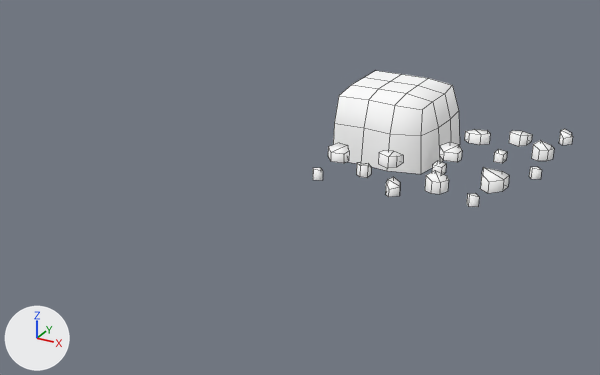
Before and after pictures for a commit that changed the FBX model Assets/Models/Penguin Ice Breaker/Blocs/BordL4.FBX.
Rendered twice from a 50 mm lens placed at (3.36, -8.4, 2.71), pointed at (-0.6, -1.19, -0.9). Lighting does not change. The marker at lower left points along +X, +Y and +Z. Mesh edges are drawn as thin lines. Where no turn or scale is listed for an object, it has been applied to the vertices.

In view in the first picture: 'BordL4'.
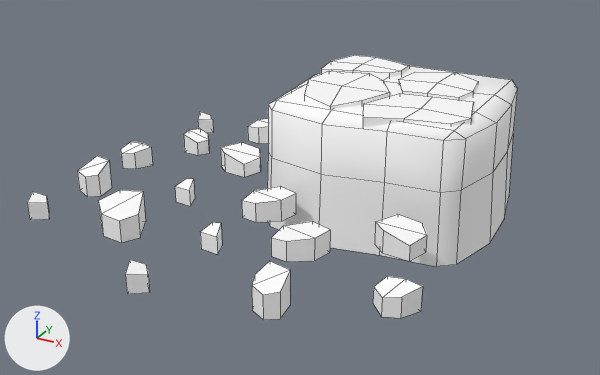
The change, as a list of edits to the scene's bpy script:
```text
Change me_mesh:
    remove me_mesh.from_pydata(...)  # 202 vertices, 134 faces; spans x -0.5..1.83, y -1.66..0.76, z -0.75..0.0
    add me_mesh.from_pydata(...)  # 304 vertices, 218 faces; spans x -3.15..1.33, y -3.55..1.26, z -1.49..0.0
    me_mesh part 1: the loose piece of 8 vertices spanning x 0.78..0.89, y -0.93..-0.82, z -0.56..-0.44 is turned -90 degrees about the z axis through the mesh origin and scaled by 2
    me_mesh part 2: the loose piece of 12 vertices spanning x -0.37..-0.12, y -1.11..-0.86, z -0.56..-0.44 is turned -90 degrees about the z axis through the mesh origin and scaled by 2
    me_mesh part 3: the loose piece of 12 vertices spanning x 0.11..0.24, y -1.34..-1.18, z -0.56..-0.44 is turned -90 degrees about the z axis through the mesh origin and scaled by 2
    me_mesh part 4: the loose piece of 12 vertices spanning x 0.55..0.7, y -1.66..-1.45, z -0.56..-0.44 is turned -90 degrees about the z axis through its middle and scaled by 2, then moved by (-3.57, 0.42, -0.5)
    me_mesh part 5: the loose piece of 12 vertices spanning x 0.19..0.4, y -1.0..-0.74, z -0.56..-0.44 is turned -90 degrees about the z axis through the mesh origin and scaled by 2
    me_mesh part 6: the loose piece of 12 vertices spanning x 0.86..1.07, y -1.38..-1.2, z -0.56..-0.38 is turned -90 degrees about the z axis through its middle and scaled by 2, then moved by (-3.82, -0.63, -0.47)
    me_mesh part 7: the loose piece of 8 vertices spanning x -0.24..-0.12, y -1.64..-1.52, z -0.56..-0.44 is turned -90 degrees about the z axis through its middle and scaled by 2, then moved by (-2.69, 1.87, -0.5)
    me_mesh part 8: the loose piece of 12 vertices spanning x 1.2..1.42, y 0.28..0.53, z -0.56..-0.44 is turned -90 degrees about the z axis through its middle and scaled by 2, then moved by (-0.58, -1.97, -0.5)
    me_mesh part 9: the loose piece of 12 vertices spanning x 0.66..0.91, y -0.52..-0.27, z -0.56..-0.44 is turned -90 degrees about the z axis through its middle and scaled by 2, then moved by (-1.57, -1.12, -0.5)
    me_mesh part 10: the loose piece of 8 vertices spanning x 1.22..1.33, y -0.3..-0.19, z -0.56..-0.44 is turned -90 degrees about the z axis through its middle and scaled by 2, then moved by (-2.15, -2.2, -0.5)
    me_mesh part 11: the loose piece of 12 vertices spanning x 0.74..1.03, y 0.12..0.33, z -0.56..-0.44 is turned 35 degrees about the z axis through its middle and scaled by 2, then moved by (-0.98, -2.34, -0.5)
    me_mesh part 12: the loose piece of 12 vertices spanning x 1.3..1.55, y -1.12..-0.83, z -0.56..-0.38 is turned -90 degrees about the z axis through its middle and scaled by 2, then moved by (-3.36, -1.58, -0.47)
    me_mesh part 13: the loose piece of 12 vertices spanning x 1.69..1.83, y 0.56..0.76, z -0.56..-0.44 is turned -90 degrees about the z axis through its middle and scaled by 2, then moved by (-0.64, -3.32, -0.5)
    me_mesh part 14: the loose piece of 12 vertices spanning x 1.55..1.75, y -0.04..0.13, z -0.56..-0.38 is turned -90 degrees about the z axis through its middle and scaled by 2, then moved by (-1.49, -3.17, -0.47)
    me_mesh part 15: the loose piece of 8 vertices spanning x 1.66..1.78, y -0.57..-0.45, z -0.56..-0.44 is turned -90 degrees about the z axis through the mesh origin and scaled by 2
    me_mesh part 16: the loose piece of 8 vertices spanning x 1.31..1.44, y -1.5..-1.38, z -0.56..-0.44 is turned -90 degrees about the z axis through the mesh origin and scaled by 2
    me_mesh part 17: a new loose piece of 64 vertices spanning x -1.29..1.28, y -1.28..1.26, z -1.49..-0.03, in mat_blocs (its picture is missing)
    me_mesh part 18: a new loose piece of 17 vertices spanning x -0.12..0.78, y -0.1..0.88, z -0.23..0.0, in mat_blocs (its picture is missing)
    me_mesh part 19: a new loose piece of 17 vertices spanning x -1.03..-0.01, y -0.98..0.36, z -0.23..0.0, in mat_blocs (its picture is missing)
    me_mesh part 20: a new loose piece of 17 vertices spanning x -0.09..1.05, y -1.13..-0.12, z -0.23..0.0, in mat_blocs (its picture is missing)
    me_mesh part 21: a new loose piece of 17 vertices spanning x -1.16..-0.22, y 0.25..1.06, z -0.23..0.0, in mat_blocs (its picture is missing)
    me_mesh part 22: 30 vertices removed from x -0.5..0.62, y -0.65..0.5, z -0.75..0.0
    me_mesh part 23: the surface is now shaded flat
```

Changed parts and their boxes (x1, y1, x2, y2) in the pictures (600 x 375 px; the box of a moved part takes in the faces that stretch with it):
'BordL4', reshaped (89% wider, 94% taller)
    before: (313, 71, 573, 207)
    after: (27, 55, 518, 320)
part 1 of me_mesh, moved or reshaped
    before: (432, 161, 446, 174)
    after: (175, 179, 195, 206)
part 2 of me_mesh, moved or reshaped
    before: (328, 143, 349, 163)
    after: (248, 118, 268, 144)
part 3 of me_mesh, moved or reshaped
    before: (356, 163, 371, 178)
    after: (184, 129, 209, 155)
part 4 of me_mesh, moved or reshaped
    before: (386, 177, 400, 197)
    after: (121, 142, 153, 169)
part 5 of me_mesh, moved or reshaped
    before: (378, 151, 403, 168)
    after: (221, 142, 261, 177)
part 6 of me_mesh, moved or reshaped
    before: (425, 170, 449, 194)
    after: (77, 156, 112, 197)
part 7 of me_mesh, moved or reshaped
    before: (313, 168, 323, 180)
    after: (198, 112, 213, 133)
part 8 of me_mesh, moved or reshaped
    before: (509, 130, 532, 146)
    after: (375, 214, 427, 261)
part 9 of me_mesh, moved or reshaped
    before: (439, 142, 462, 162)
    after: (242, 186, 296, 222)
part 10 of me_mesh, moved or reshaped
    before: (493, 149, 507, 163)
    after: (200, 222, 222, 254)
part 11 of me_mesh, moved or reshaped
    before: (464, 129, 490, 145)
    after: (271, 221, 330, 262)
part 12 of me_mesh, moved or reshaped
    before: (480, 167, 509, 193)
    after: (98, 190, 146, 243)
part 13 of me_mesh, moved or reshaped
    before: (559, 129, 573, 145)
    after: (373, 276, 423, 318)
part 14 of me_mesh, moved or reshaped
    before: (531, 140, 554, 161)
    after: (252, 261, 290, 320)
part 15 of me_mesh, moved or reshaped
    before: (529, 167, 542, 179)
    after: (125, 260, 150, 294)
part 16 of me_mesh, moved or reshaped
    before: (467, 193, 479, 207)
    after: (27, 192, 49, 220)
part 17 of me_mesh, added
    after: (267, 66, 518, 267)
part 18 of me_mesh, added
    after: (399, 72, 478, 100)
part 19 of me_mesh, added
    after: (304, 71, 390, 109)
part 20 of me_mesh, added
    after: (363, 93, 474, 127)
part 21 of me_mesh, added
    after: (321, 55, 409, 77)
part 22 of me_mesh, deleted
    before: (333, 71, 460, 174)
